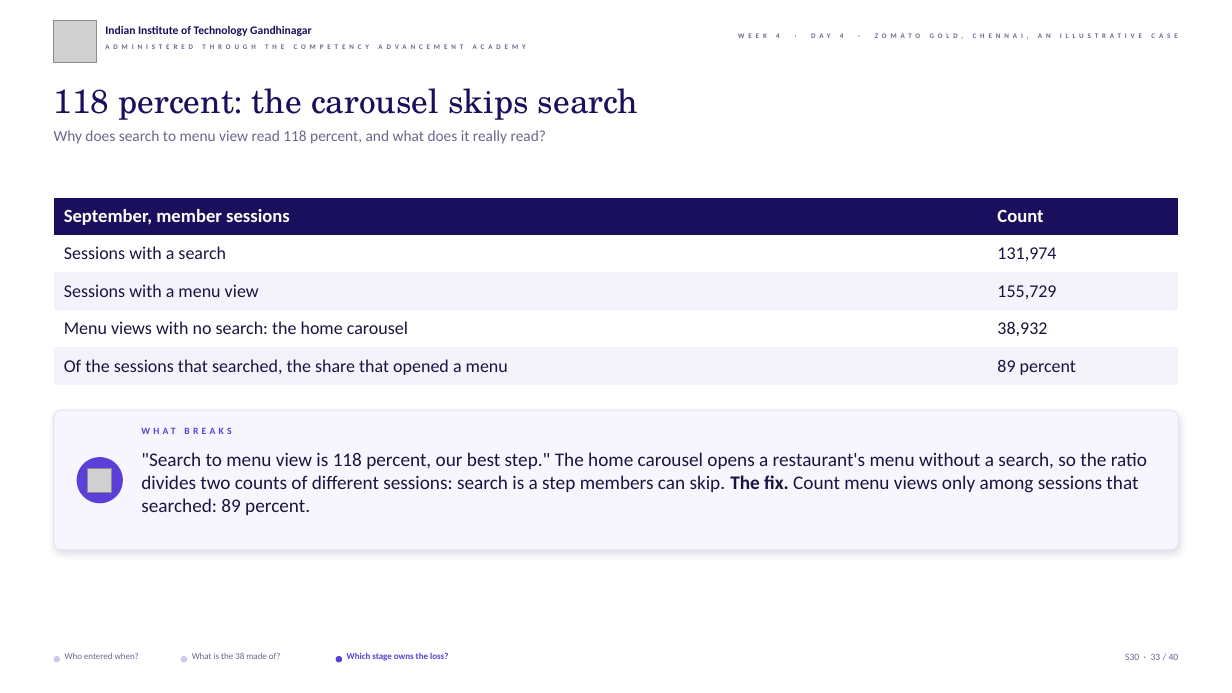
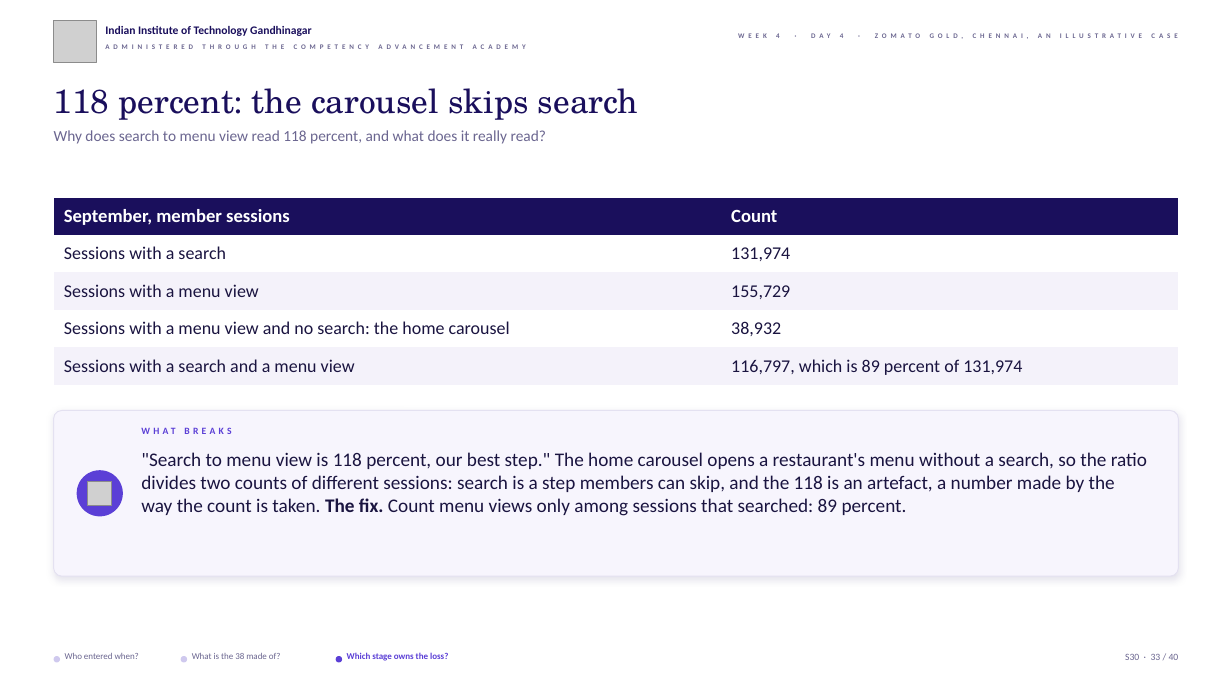
Before and after one commit to fde-academy-lab/c2-content-factory, a slide deck: slide 33 of content/W04/D4/slides/C2_W04_D04_half1_STUDENT.pptx. Drawn at 1232x693 pixels with LibreOffice and Linux fonts; fonts in the diff are those of the drawing; grey boxes stand for pictures; background and template pictures are left out. Boxes give left, top, right and bottom in pixels: in the first picture for what was removed or moved away, otherwise in the second. Text is boxed around its words. In the diff, an @@ line names an element or a change of style, - is before the commit and + after.

```diff
--- a/content/W04/D4/slides/C2_W04_D04_half1_STUDENT.pptx
+++ b/content/W04/D4/slides/C2_W04_D04_half1_STUDENT.pptx
@@ table at bbox=[54, 198, 1178, 384] @@
-row 4, column 1: Menu views with no search: the home carousel
+row 4, column 1: Sessions with a menu view and no search: the home carousel
-row 5, column 1: Of the sessions that searched, the share that opened a menu
+row 5, column 1: Sessions with a search and a menu view
-row 5, column 2: 89 percent
+row 5, column 2: 116,797, which is 89 percent of 131,974
@@ rounded rectangle: place and size @@
-rounded rectangle at bbox=[54, 410, 1178, 550]
+rounded rectangle at bbox=[54, 410, 1178, 576]
@@ ellipse: place and size @@
-ellipse at bbox=[77, 457, 123, 504]
+ellipse at bbox=[77, 470, 123, 517]
@@ text at bbox=[141, 452, 1147, 516]: text changed @@
-"Search to menu view is 118 percent, our best step." The home carousel opens a restaurant's menu without a search, so the ratio divides two counts of different sessions: search is a step members can skip. The fix. Count menu views only among sessions that searched: 89 percent.
+"Search to menu view is 118 percent, our best step." The home carousel opens a restaurant's menu without a search, so the ratio divides two counts of different sessions: search is a step members can skip, and the 118 is an artefact, a number made by the way the count is taken. The fix. Count menu views only among sessions that searched: 89 percent.
@@ picture: place and size @@
-picture at bbox=[88, 469, 112, 493]
+picture at bbox=[88, 482, 112, 506]
```
Also in this commit, not shown: 23 other slides changed, 5 other files.
